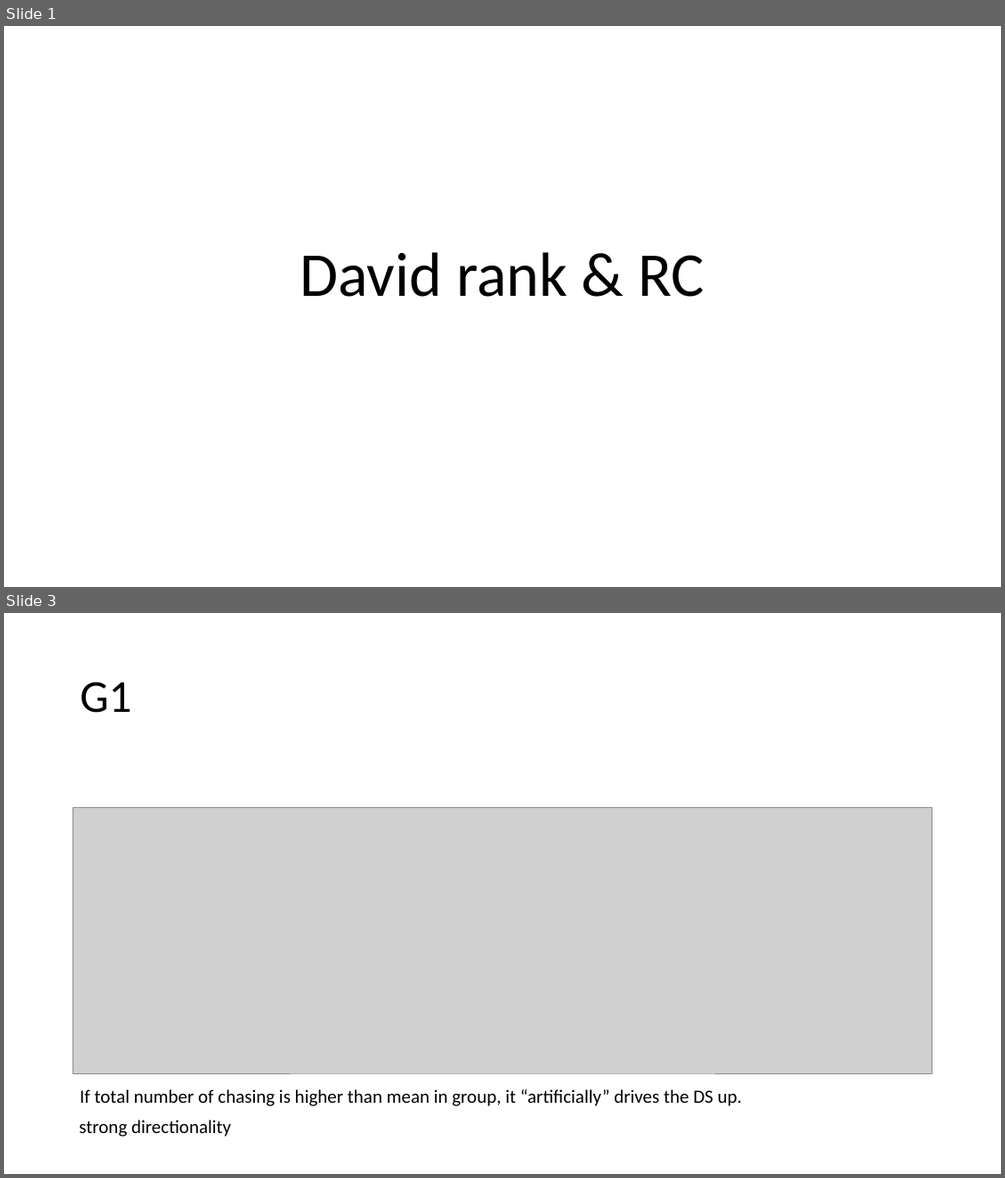
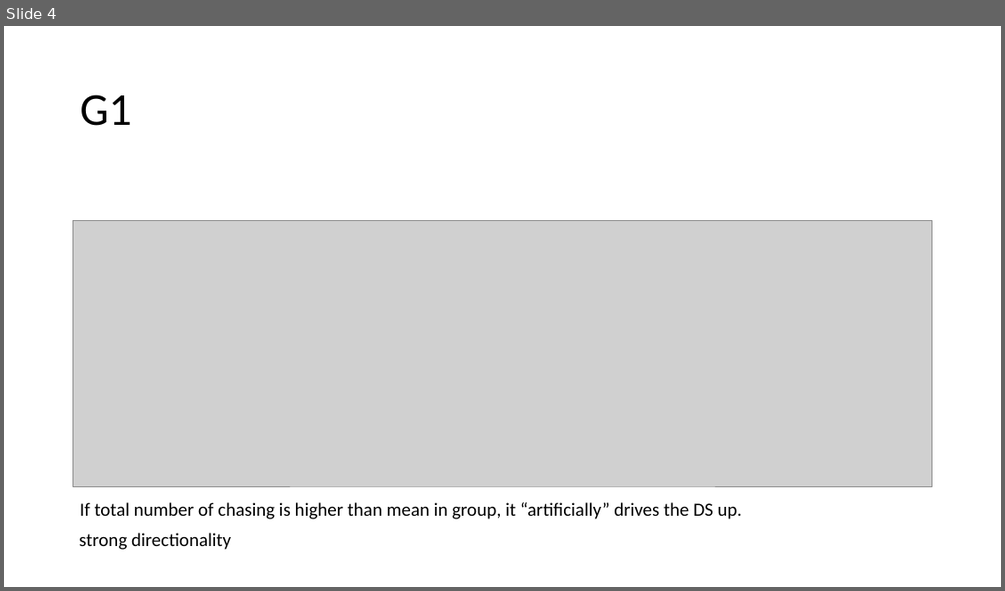
Before and after one commit to KelschLAB/NoSeMaze-stableRichClubs, a slide deck: plots/David rank & RC.pptx. Shown one above the other, each under a label of ours: slides 1 and 3 before the commit, slide 4 after it; the slides between them are not shown. The pictures are 1005x1178 and 1005x591 pixels, drawn with LibreOffice and Linux fonts; fonts in the diff are those of the drawing; grey boxes stand for pictures. Boxes give left, top, right and bottom in pixels: in the first picture for what was removed or moved away, otherwise in the second. Text is boxed around its words. In the diff, an @@ line names an element or a change of style, - is before the commit and + after.

```diff
--- a/plots/David rank & RC.pptx
+++ b/plots/David rank & RC.pptx
@@ slide 1 removed at bbox=[4, 26, 1001, 587], background #FFFFFF @@
@@ title removed at bbox=[300, 252, 705, 297] @@
-David rank & RC
@@ what was slide 3 is now slide 4 @@
```
Also in this commit, not shown: 1 slide changed, 3 slides added, 1 other slide removed, 15 other files.
